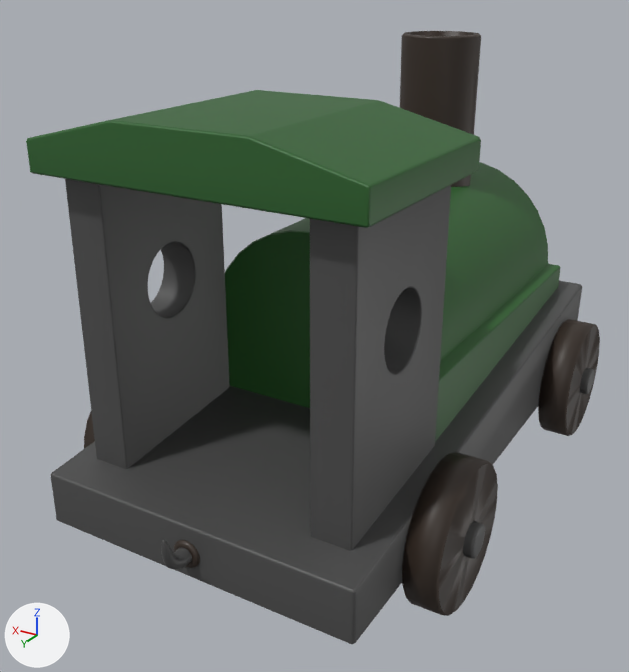
Before and after pictures for a commit that changed the FBX model Assets/models/train/locomotive.fbx.
Camera for both pictures: a 50 mm camera at (-0.887, 0.963, 1.16) aimed at (0.089, -0.663, 0.347). Every picture has the same lights, and +X, +Y and +Z are marked at lower left. Where no turn or scale is listed for an object, it has been applied to the vertices. Vertices at the same position are counted once.

In view in the first picture: 'Chimney', 'Locomotive', 'wheelsFront', 'wheelsRear'.
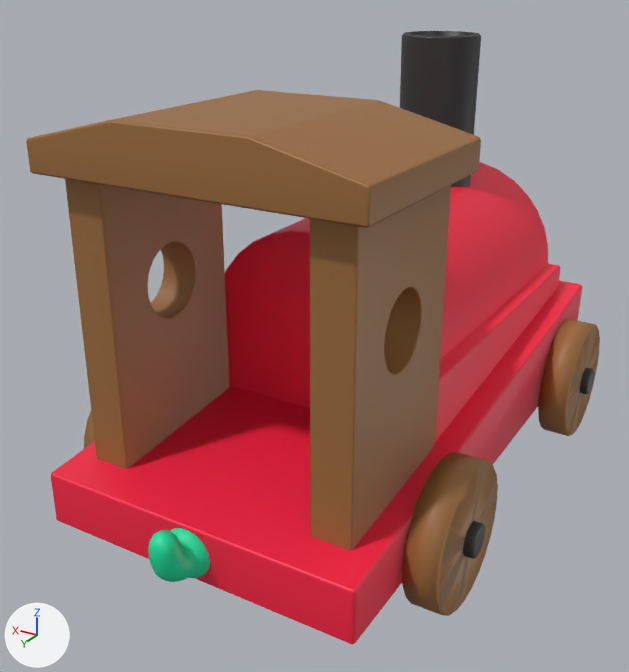
Edits to the scene script, one JSON object a line:
```json
{"op": "add", "block": "img_colorgriditems_emissive___jrz_png", "code": ["img_colorgriditems_emissive___jrz_png = load_image('colorGridItems_emissive - JRZ.png', '../../Images/colorGridItems_emissive - JRZ.png', 256, 256, 'sRGB')"]}
{"op": "add", "block": "img_colorgriditems_metallic_png", "code": ["img_colorgriditems_metallic_png = load_image('colorGridItems_metallic.png', '../../Images/colorGridItems_metallic.png', 256, 256, 'Non-Color')"]}
{"op": "add", "block": "img_colorgriditems_tif", "code": ["img_colorgriditems_tif = load_image('colorGridItems.tif', '../../Images/colorGridItems.tif', 256, 256, 'sRGB')"]}
{"op": "add", "block": "mat_colorgriditems", "code": ["mat_colorgriditems = bpy.data.materials.new('_colorGridItems')", "# uses the picture img_colorgriditems_emissive___jrz_png", "# uses the picture img_colorgriditems_metallic_png", "# uses the picture img_colorgriditems_tif"]}
{"block": "me_object_0_004", "where": "# used by ob_locomotive; location = (0.0, 0.0, 0.0)"}
{"op": "remove", "block": "me_object_0_004", "code": "me_object_0_004.from_pydata(...)  # 1379 vertices, 1422 faces; spans x -0.35..0.35, y -1.62..0.01, z 0.09..0.92"}
{"op": "remove", "block": "me_object_0_004", "code": "me_object_0_004.materials.append(mat_material_004)  # brown #362b23"}
{"op": "add", "block": "me_object_0_004", "code": "me_object_0_004.from_pydata(...)  # 1127 vertices, 1206 faces; spans x -0.35..0.35, y -1.62..0.03, z 0.09..0.92"}
{"block": "me_object_0_004", "change": "me_object_0_004 part 1: a new loose piece of 249 vertices spanning x -0.05..0.05, y -0.05..0.03, z 0.11..0.24, in mat_colorgriditems"}
{"block": "me_object_0_004", "change": "me_object_0_004 part 2: 35 vertices moved from x -0.02..0.02, y -0.06..-0.02, z 0.14..0.17 to x -0.02..0.02, y -0.06..-0.03, z 0.14..0.18; 373 vertices removed from x -0.03..0.03, y -0.06..0.01, z 0.12..0.22; 124 vertices added at x -0.05..0.05, y -0.06..-0.03, z 0.1..0.2"}
{"block": "me_object_0_004", "change": "me_object_0_004 part 3: 162 faces spanning x -0.34..0.34, y -1.33..-0.1, z 0.2..0.92 switch from mat_material_003 (dark green #2d632c) to mat_colorgriditems"}
{"block": "me_object_0_004", "change": "me_object_0_004 part 4: 522 faces spanning x -0.35..0.35, y -1.62..-0.03, z 0.09..0.82 switch from mat_material_005 (dark grey #4e4e4e) to mat_colorgriditems"}
{"block": "me_object_0_006", "where": "me_object_0_006.from_pydata(...)  # 121 vertices, 120 faces; spans x -0.1..0.1, y -0.095..0.097, z 0.0..0.509"}
{"op": "remove", "block": "me_object_0_006", "code": "me_object_0_006.materials.append(mat_material_004)  # brown #362b23"}
{"op": "add", "block": "me_object_0_006", "code": "me_object_0_006.materials.append(mat_colorgriditems)"}
```

Location of each change, (x1, y1, x2, y2) in pixels of the pictures (629 x 672 px):
```json
{"part": 1, "of": "me_object_0_004", "change": "added", "after": [148, 530, 198, 582], "on screen": "green"}
{"part": 2, "of": "me_object_0_004", "change": "cut back", "before": [161, 540, 200, 570], "after": [170, 528, 210, 578]}
{"part": 3, "of": "me_object_0_004", "change": "recoloured", "before": [26, 90, 561, 442], "after": [26, 90, 561, 442]}
{"part": 4, "of": "me_object_0_004", "change": "recoloured", "before": [51, 179, 582, 644], "after": [51, 179, 582, 644]}
```
